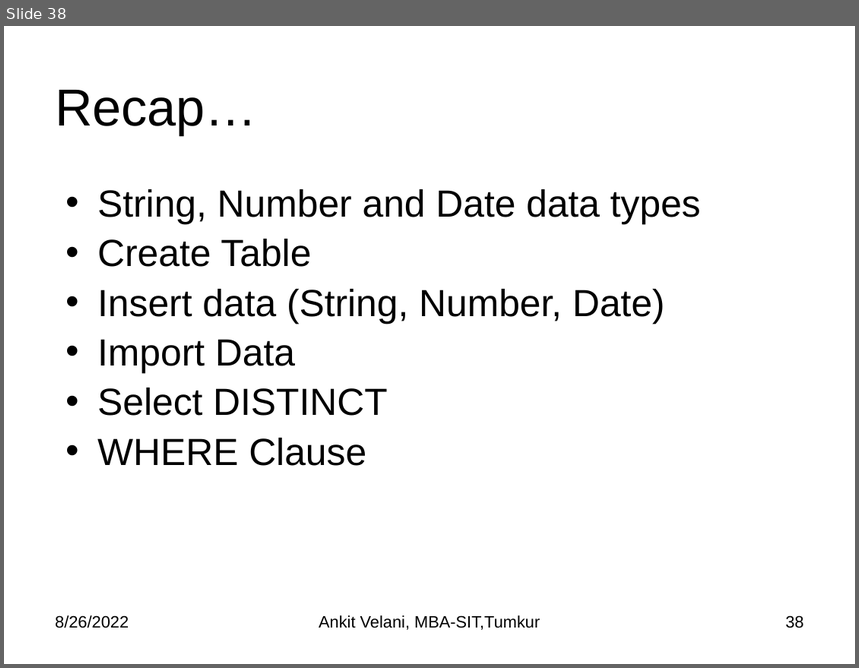
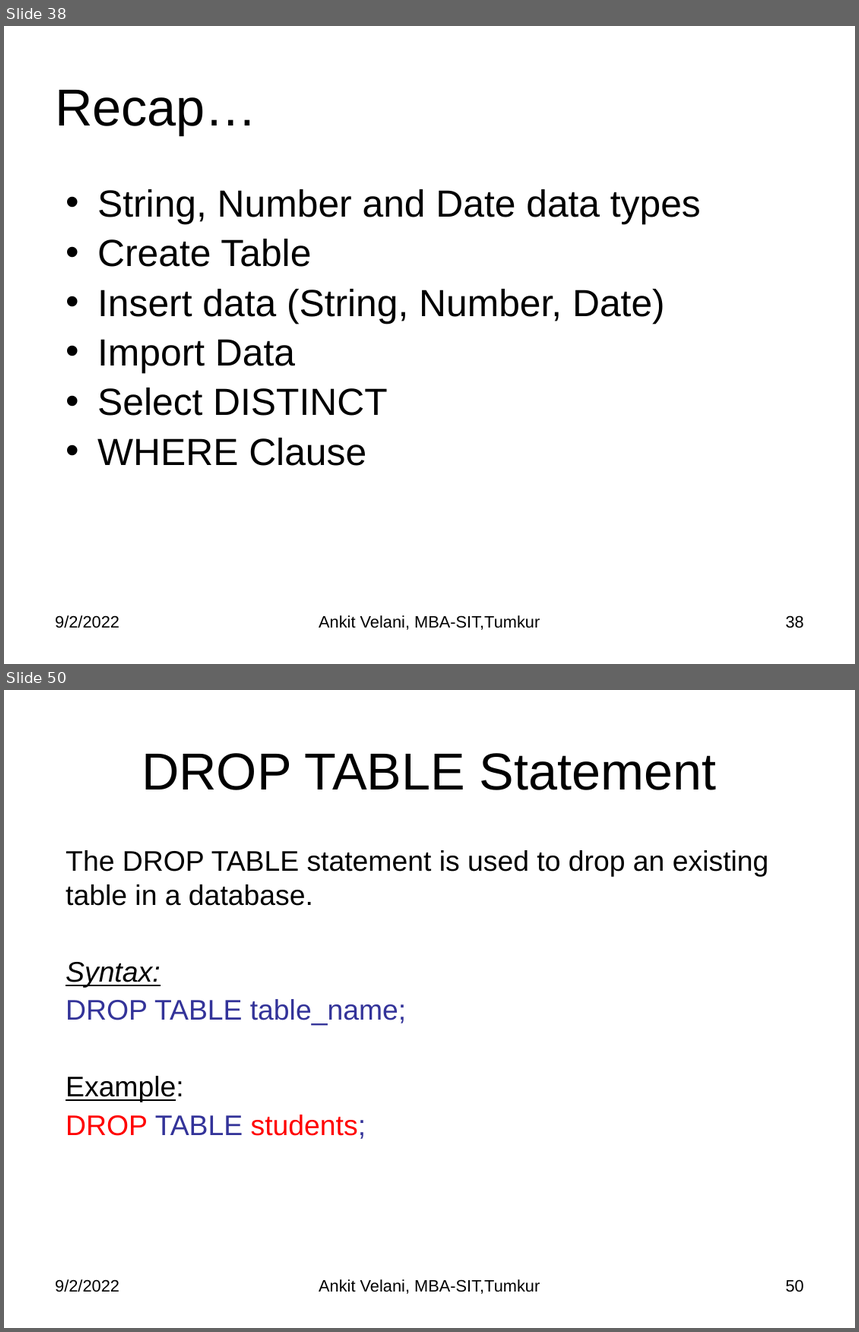
Before and after one commit to sitmbadept/sitmbadept.github.io, a slide deck: BDTM/SQL/Unit-2 MySQL.pptx. Shown one above the other, each under a label of ours: slide 38 before the commit, slides 38 and 50 after it; the slides between them are not shown. The pictures are 859x668 and 859x1332 pixels, drawn with LibreOffice and Linux fonts; fonts in the diff are those of the drawing. Boxes give left, top, right and bottom in pixels: in the first picture for what was removed or moved away, otherwise in the second. Text is boxed around its words. In the diff, an @@ line names an element or a change of style, - is before the commit and + after.

```diff
--- a/BDTM/SQL/Unit-2 MySQL.pptx
+++ b/BDTM/SQL/Unit-2 MySQL.pptx
@@ slide 50 added at bbox=[4, 690, 855, 1328], background #FFFFFF @@
@@ title added at bbox=[142, 753, 717, 790], 44 pt, text #000000 @@
+DROP TABLE Statement
@@ text added at bbox=[66, 850, 769, 1139], 24 pt, text #000000 @@
+The DROP TABLE statement is used to drop an existing table in a database.
+Syntax:
+DROP TABLE table_name;
+Example:
+DROP TABLE students;
@@ text added at bbox=[55, 1280, 120, 1293], 14 pt, text #000000 @@
+9/2/2022
@@ text added at bbox=[319, 1280, 540, 1294], 14 pt, text #000000 @@
+Ankit Velani, MBA-SIT,Tumkur
@@ page number added at bbox=[786, 1280, 804, 1293], 14 pt, text #000000 @@
+50
@@ slide 38 changed as well @@
@@ text at bbox=[55, 616, 120, 629]: text changed @@
-8/26/2022
+9/2/2022
```
Also in this commit, not shown: 36 other slides changed, 43 other slides added, 1 other file.
